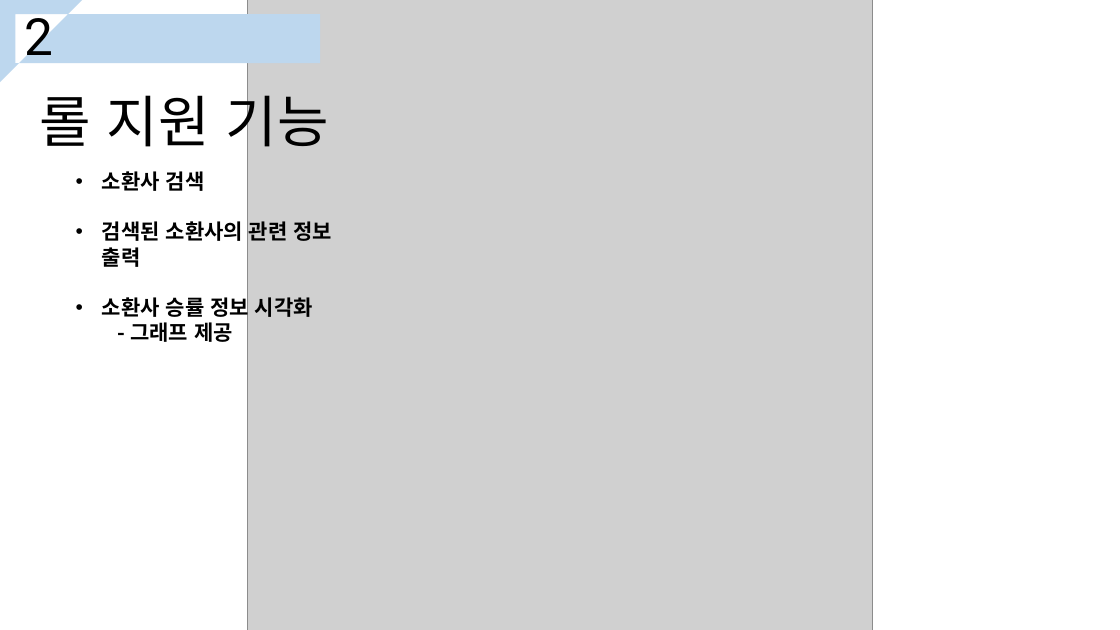
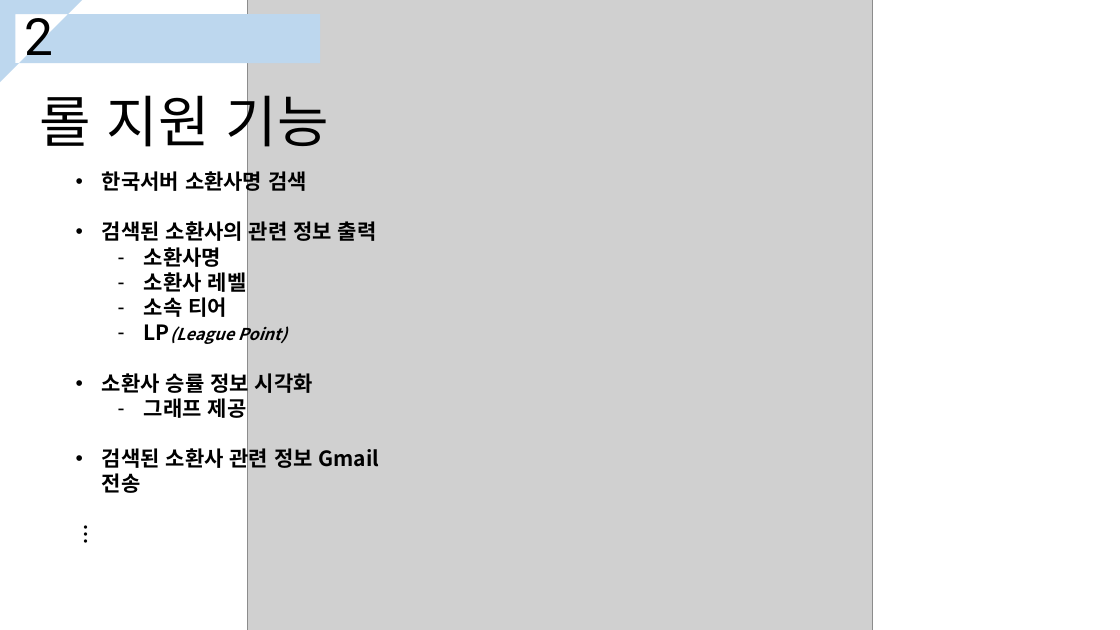
Before and after one commit to hardgosu/ScriptLanguage-Termproject, a slide deck: slide 7 of Presentation/스크립트기획발표_미완성v2.pptx. Drawn at 1120x630 pixels with LibreOffice and Linux fonts; fonts in the diff are those of the drawing; grey boxes stand for pictures. Boxes give left, top, right and bottom in pixels: in the first picture for what was removed or moved away, otherwise in the second. Text is boxed around its words. In the diff, an @@ line names an element or a change of style, - is before the commit and + after.

Commit message:
ver3 ppt updated

```diff
--- a/Presentation/스크립트기획발표_미완성v2.pptx
+++ b/Presentation/스크립트기획발표_미완성v2.pptx
@@ text at [102, 168, 307, 194]: text changed @@
-• 소환사 검색
+• 한국서버 소환사명 검색
@@ text at [144, 247, 287, 346]: paragraphs added @@
+  – 소환사명
+  – 소환사 레벨
+  – 소속 티어
+  – LP(League Point)
@@ text at [102, 398, 380, 493]: text changed @@
-  - 그래프 제공
+  – 그래프 제공
+• 검색된 소환사 관련 정보 Gmail 전송
+︙
```
Also in this commit, not shown: 4 other slides changed, 6 slides added, 6 slides removed.
